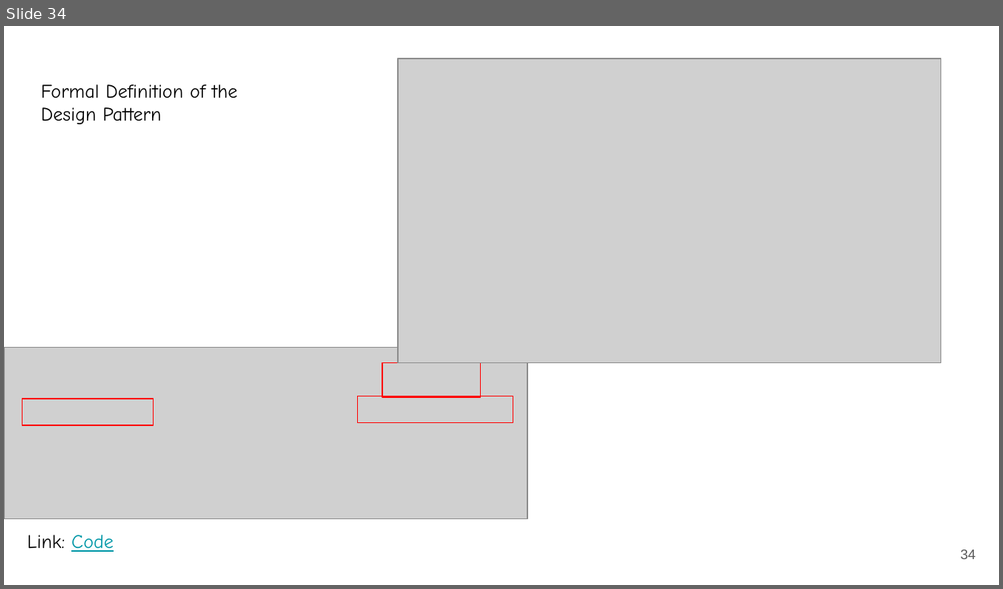
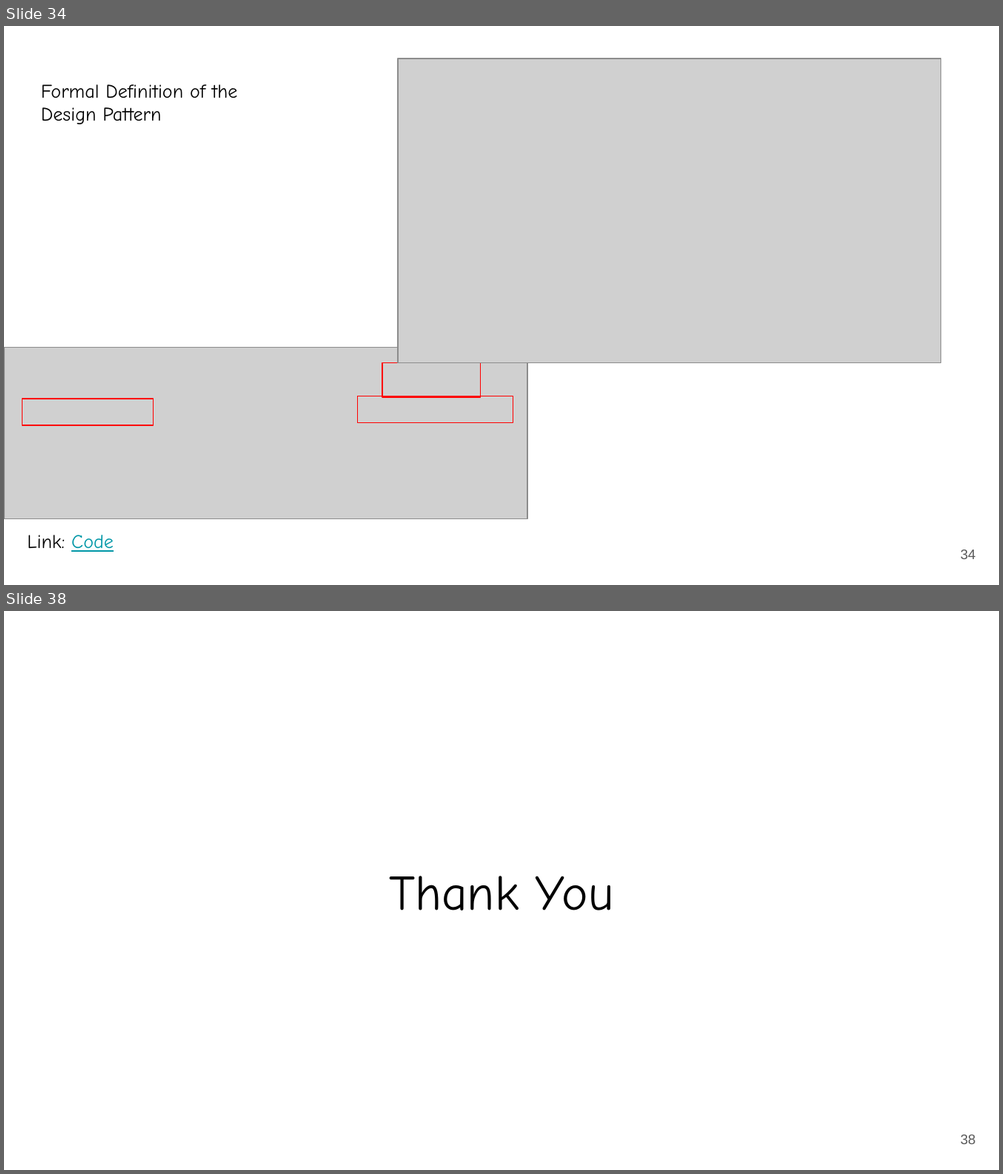
Before and after one commit to rizveeredwan/course-contents, a slide deck: CSE-3216/slides/1. SDP Introduction - Strategy Pattern.pptx. Shown one above the other, each under a label of ours: slide 34 before the commit, slides 34 and 38 after it; the slides between them are not shown. The pictures are 1003x589 and 1003x1174 pixels, drawn with LibreOffice and Linux fonts; fonts in the diff are those of the drawing; grey boxes stand for pictures. Boxes give left, top, right and bottom in pixels: in the first picture for what was removed or moved away, otherwise in the second. Text is boxed around its words. In the diff, an @@ line names an element or a change of style, - is before the commit and + after.

```diff
--- a/CSE-3216/slides/1. SDP Introduction - Strategy Pattern.pptx
+++ b/CSE-3216/slides/1. SDP Introduction - Strategy Pattern.pptx
@@ slide 38 added at bbox=[4, 611, 999, 1170], background #FFFFFF @@
@@ title added at bbox=[389, 876, 614, 911], 36 pt, text #000000 @@
+Thank You
@@ page number added at bbox=[960, 1135, 976, 1145], 10 pt, text #595959 @@
+38
```
Also in this commit, not shown: 3 other slides added.
